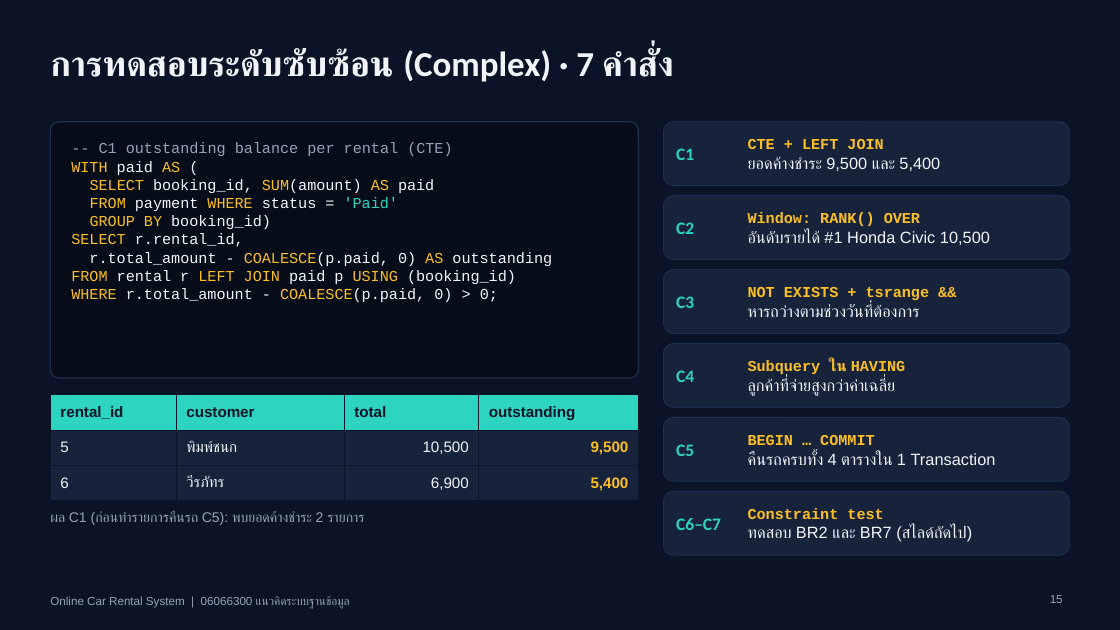
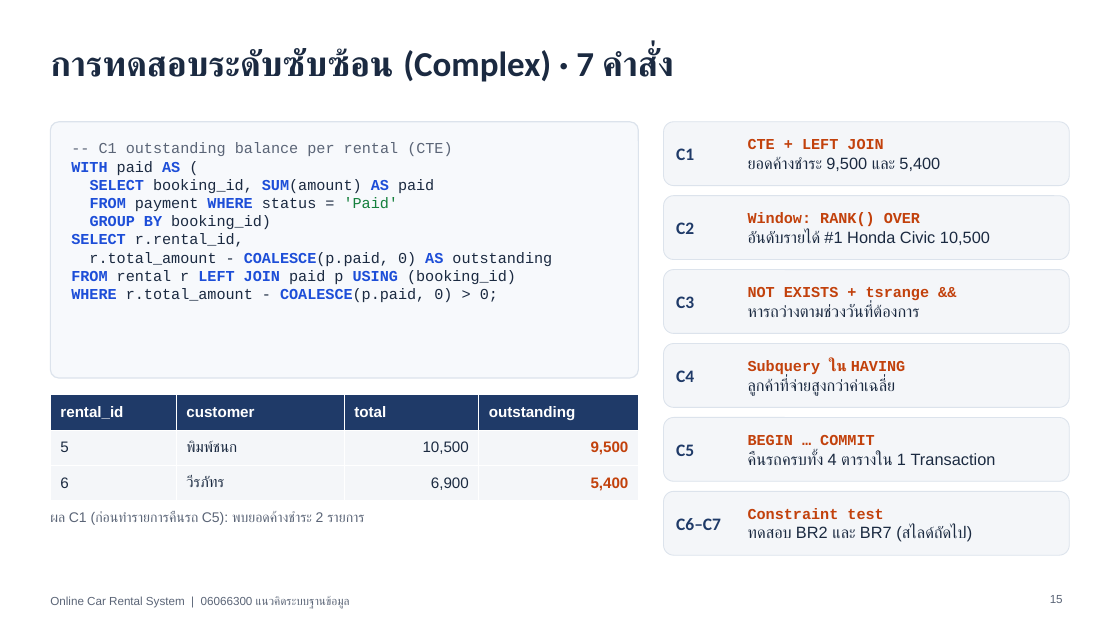
Before and after one commit to 68070299-lang/data, a slide deck: slide 15 of presentation/Online_Car_Rental_System.pptx. Drawn at 1120x630 pixels with LibreOffice and Linux fonts; fonts in the diff are those of the drawing. Boxes give left, top, right and bottom in pixels: in the first picture for what was removed or moved away, otherwise in the second. Text is boxed around its words. In the diff, an @@ line names an element or a change of style, - is before the commit and + after.

```diff
--- a/presentation/Online_Car_Rental_System.pptx
+++ b/presentation/Online_Car_Rental_System.pptx
@@ background #0B1426 to #FFFFFF @@
@@ title "การทดสอบระดับซับซ้อน (Complex) · 7 คำสั่ง" at bbox=[50, 49, 673, 82]: text colour #F1F5F9 to #1B2A41 @@
@@ rounded rectangle at bbox=[50, 122, 639, 378]: fill #060C18 to #F7F9FC; outline #1F3150 1 pt to #DCE3EC 1 pt @@
@@ text "-- C1 outstanding balance per ..." at bbox=[71, 142, 552, 302]: text colour #94A3B8 to #5B6577 in "-- C1 outstanding balance per rental (CTE)"; text colour #FBBF24 to #1D4ED8, bold on in "WITH AS", "SELECT SUM(amount) AS", "FROM WHERE", "GROUP BY" and 4 more places; text colour #F1F5F9 to #1B2A41 in "paid (", "booking_id, SUM(amount) paid", "payment status =", "booking_id)" and 4 more places; text colour #2DD4BF to #15803D in "'Paid'" @@
@@ text "CTE + LEFT JOIN" at bbox=[748, 139, 940, 171]: text colour #FBBF24 to #C2410C in "CTE + LEFT JOIN"; text colour #F1F5F9 to #1B2A41 in "ยอดค้างชำระ 9,500 และ 5,400" @@
@@ text "Window: RANK() OVER" at bbox=[748, 212, 990, 245]: text colour #FBBF24 to #C2410C in "Window: RANK() OVER"; text colour #F1F5F9 to #1B2A41 in "อันดับรายได้ #1 Honda Civic 10,500" @@
@@ text "NOT EXISTS + tsrange &&" at bbox=[748, 287, 930, 317]: text colour #FBBF24 to #C2410C in "NOT EXISTS + tsrange &&"; text colour #F1F5F9 to #1B2A41 in "หารถว่างตามช่วงวันที่ต้องการ" @@
@@ text "Subquery ใน HAVING" at bbox=[748, 359, 905, 396]: text colour #FBBF24 to #C2410C in "Subquery ใน HAVING"; text colour #F1F5F9 to #1B2A41 in "ลูกค้าที่จ่ายสูงกว่าค่าเฉลี่ย" @@
@@ table at bbox=[50, 395, 639, 495] @@
@@ fill #2DD4BF to #1F3A68 in row 1 @@
@@ fill #16233B to #F4F6F9 in 8 cells @@
@@ text colour #0B1426 to #FFFFFF in "rental_id", "customer", "total", "outstanding" @@
@@ text colour #F1F5F9 to #1B2A41 in "5", "พิมพ์ชนก", "10,500", "6" and 2 more places @@
@@ text colour #FBBF24 to #C2410C in "9,500", "5,400" @@
@@ borders changed @@
@@ text "BEGIN … COMMIT" at bbox=[748, 435, 996, 465]: text colour #FBBF24 to #C2410C in "BEGIN … COMMIT"; text colour #F1F5F9 to #1B2A41 in "คืนรถครบทั้ง 4 ตารางใน 1 Transaction" @@
@@ fill #16233B to #F4F6F9; outline #1F3150 0.75 pt to #DCE3EC 0.75 pt in 6 elements at bbox=[664, 122, 1070, 186], bbox=[664, 196, 1070, 260], bbox=[664, 270, 1070, 334], bbox=[664, 344, 1070, 408], bbox=[664, 418, 1070, 481], bbox=[664, 492, 1070, 555] @@
@@ text colour #2DD4BF to #1F3A68 in 6 elements at bbox=[676, 148, 694, 160], bbox=[676, 222, 694, 234], bbox=[676, 296, 694, 308], bbox=[676, 370, 694, 382], bbox=[676, 444, 694, 456], bbox=[676, 518, 721, 530] @@
@@ text "Constraint test" at bbox=[748, 508, 972, 542]: text colour #FBBF24 to #C2410C in "Constraint test"; text colour #F1F5F9 to #1B2A41 in "ทดสอบ BR2 และ BR7 (สไลด์ถัดไป)" @@
@@ text colour #94A3B8 to #5B6577 in 3 elements at bbox=[50, 511, 364, 525], bbox=[1050, 595, 1063, 603], bbox=[50, 596, 350, 609] @@
```
Also in this commit, not shown: 17 other slides changed, 2 other files.
